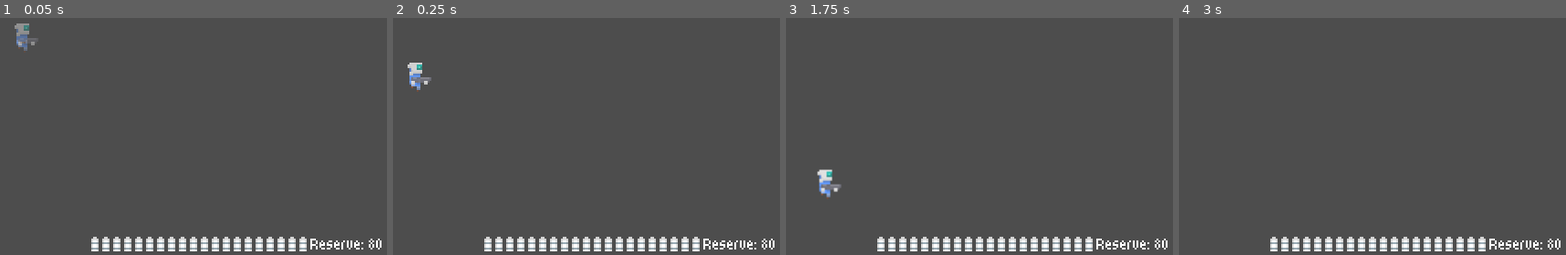
Above: before the commit, frames 1-4 (left to right).
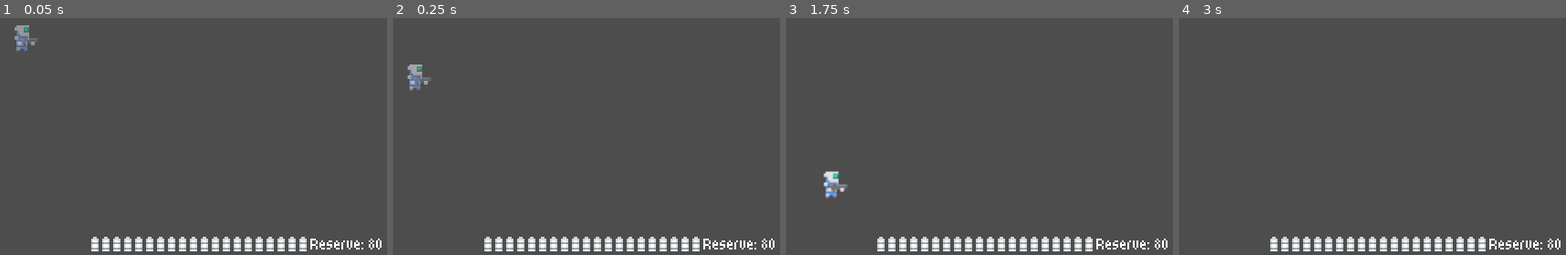
Above: after the commit, the same moments.

Repository: lyons7486/Platformer
Game: Godot game, scene res://Scenes/Entities/Player/player.tscn
The game is run twice, just before and just after one commit, with the same random seed, the same clock (stepped at 60 frames per second) and the same inputs. This scene is started directly instead of the project's main scene.
Inputs (mouse positions are in pixels of both pictures, inside the frame that each line leads up to):
- Up to frame 1 (0.05 s): no input
- Up to frame 2 (0.25 s): no input
- Up to frame 3 (1.75 s): move the mouse to (967, 29) at 0.52 s; press the mouse at (967, 29) at 0.53 s; hold D (player_right) from 0.53 s (still down); tap Space (player_jump) at 0.77, 1.52 s; tap Enter at 1.25 s; move the mouse to (outside the picture) at 1.27 s; release the mouse at (outside the picture) at 1.28 s; tap Shift (player_run) at 1.35 s
- Up to frame 4 (3 s): move the mouse to (outside the picture) at 2.02 s; release D (player_right) at 2.03 s; press the mouse at (outside the picture) at 2.03 s; hold A (player_left) 2.03-2.78 s; tap Space (player_jump) at 2.75 s; move the mouse to (outside the picture) at 2.77 s; release the mouse at (outside the picture) at 2.78 s; hold D (player_right) from 2.78 s (still down); tap Shift (player_run) at 2.85 s

The runs differ from the first frame. In frame 1, 0.2% of the frame differs, in the area x 3-8%, y 2-15%; in frame 2, 0.3%; in frame 3, 0.6%, in the area x 8-16%, y 63-77%; in frame 4, nothing differs.

Commit message:
Network Work
Fixed network lag and added animations for death

Diff:
--- a/Scenes/Entities/Player/player.gd
+++ b/Scenes/Entities/Player/player.gd
@@ -118,7 +118,7 @@
 @export var death_respawn_delay: float = 2.0
 
 @export_range(0.0, 1.0, 0.05)
-var received_knockback_multiplier: float = 0.5
+var received_knockback_multiplier: float = 1.0
 
 @export var maximum_received_knockback: Vector2 = Vector2(
 	90.0,
@@ -623,7 +623,7 @@
 
 #### REQUEST DAMAGE ####
 
-@rpc("any_peer", "call_local", "reliable")
+@rpc("any_peer", "call_remote", "reliable", 1)
 func request_damage(
 	damage_amount: float,
 	damage_type_value: int,
@@ -1191,6 +1191,29 @@
 #### UPDATE REMOTE PLAYER ####
 
 func update_remote_player(delta: float) -> void:
+	if multiplayer.is_server():
+		update_server_player_proxy()
+	else:
+		smooth_remote_player_position(delta)
+
+	apply_remote_player_state()
+
+
+#### UPDATE SERVER PLAYER PROXY ####
+
+func update_server_player_proxy() -> void:
+	## The server uses this player's physical body for
+	## hit detection. It must use the newest synchronized
+	## position rather than a visually smoothed position.
+
+	global_position = network_position
+
+
+#### SMOOTH REMOTE PLAYER POSITION ####
+
+func smooth_remote_player_position(
+	delta: float
+) -> void:
 	var distance_to_network_position: float = (
 		global_position.distance_to(
 			network_position
@@ -1199,18 +1222,23 @@
 
 	if distance_to_network_position > remote_snap_distance:
 		global_position = network_position
-	else:
-		var smoothing_weight: float = clampf(
-			remote_smoothing * delta,
-			0.0,
-			1.0
-		)
-
-		global_position = global_position.lerp(
-			network_position,
-			smoothing_weight
-		)
-
+		return
+
+	var smoothing_weight: float = clampf(
+		remote_smoothing * delta,
+		0.0,
+		1.0
+	)
+
+	global_position = global_position.lerp(
+		network_position,
+		smoothing_weight
+	)
+
+
+#### APPLY REMOTE PLAYER STATE ####
+
+func apply_remote_player_state() -> void:
 	velocity = network_velocity
 	player_sprite.flip_h = network_flip_h
 
--- a/Scenes/Entities/Player/player.tscn
+++ b/Scenes/Entities/Player/player.tscn
@@ -6,6 +6,30 @@
 [ext_resource type="PackedScene" uid="uid://hdmm5b2grmku" path="res://Scenes/Components/hurtbox.tscn" id="4_22fhq"]
 [ext_resource type="Script" uid="uid://ddifhs2ic80ns" path="res://Scripts/Components/health_component.gd" id="4_fcpig"]
 
+[sub_resource type="AtlasTexture" id="AtlasTexture_fcpig"]
+atlas = ExtResource("2_nuwc3")
+region = Rect2(576, 0, 32, 32)
+
+[sub_resource type="AtlasTexture" id="AtlasTexture_y6hyn"]
+atlas = ExtResource("2_nuwc3")
+region = Rect2(608, 0, 32, 32)
+
+[sub_resource type="AtlasTexture" id="AtlasTexture_75l7y"]
+atlas = ExtResource("2_nuwc3")
+region = Rect2(640, 0, 32, 32)
+
+[sub_resource type="AtlasTexture" id="AtlasTexture_5o8lj"]
+atlas = ExtResource("2_nuwc3")
+region = Rect2(672, 0, 32, 32)
+
+[sub_resource type="AtlasTexture" id="AtlasTexture_i4twt"]
+atlas = ExtResource("2_nuwc3")
+region = Rect2(704, 0, 32, 32)
+
+[sub_resource type="AtlasTexture" id="AtlasTexture_q8fdp"]
+atlas = ExtResource("2_nuwc3")
+region = Rect2(736, 0, 32, 32)
+
 [sub_resource type="AtlasTexture" id="AtlasTexture_ykdah"]
 atlas = ExtResource("2_nuwc3")
 region = Rect2(416, 0, 32, 32)
@@ -88,6 +112,29 @@
 
 [sub_resource type="SpriteFrames" id="SpriteFrames_d2wks"]
 animations = [{
+"frames": [{
+"duration": 1.0,
+"texture": SubResource("AtlasTexture_fcpig")
+}, {
+"duration": 1.0,
+"texture": SubResource("AtlasTexture_y6hyn")
+}, {
+"duration": 1.0,
+"texture": SubResource("AtlasTexture_75l7y")
+}, {
+"duration": 1.0,
+"texture": SubResource("AtlasTexture_5o8lj")
+}, {
+"duration": 1.0,
+"texture": SubResource("AtlasTexture_i4twt")
+}, {
+"duration": 1.0,
+"texture": SubResource("AtlasTexture_q8fdp")
+}],
+"loop": 1,
+"name": &"Death",
+"speed": 12.0
+}, {
 "frames": [{
 "duration": 1.0,
 "texture": SubResource("AtlasTexture_ykdah")
@@ -275,13 +322,13 @@
 [node name="Player" type="CharacterBody2D" unique_id=735545274]
 collision_layer = 20
 script = ExtResource("1_er4f5")
-received_knockback_multiplier = 1.0
+damage_invincibility_duration = 0.5
+spawn_invincibility_duration = 1.0
 
 [node name="PlayerSprite" type="AnimatedSprite2D" parent="." unique_id=350306726]
 sprite_frames = SubResource("SpriteFrames_d2wks")
-animation = &"Hit"
-frame = 2
-frame_progress = 1.0
+animation = &"Idle"
+frame_progress = 0.29411128
 offset = Vector2(0, -16)
 
 [node name="Equips" type="Marker2D" parent="." unique_id=636882154]
Binary file changed: Assets/Textures/Player/Player_Default.png
